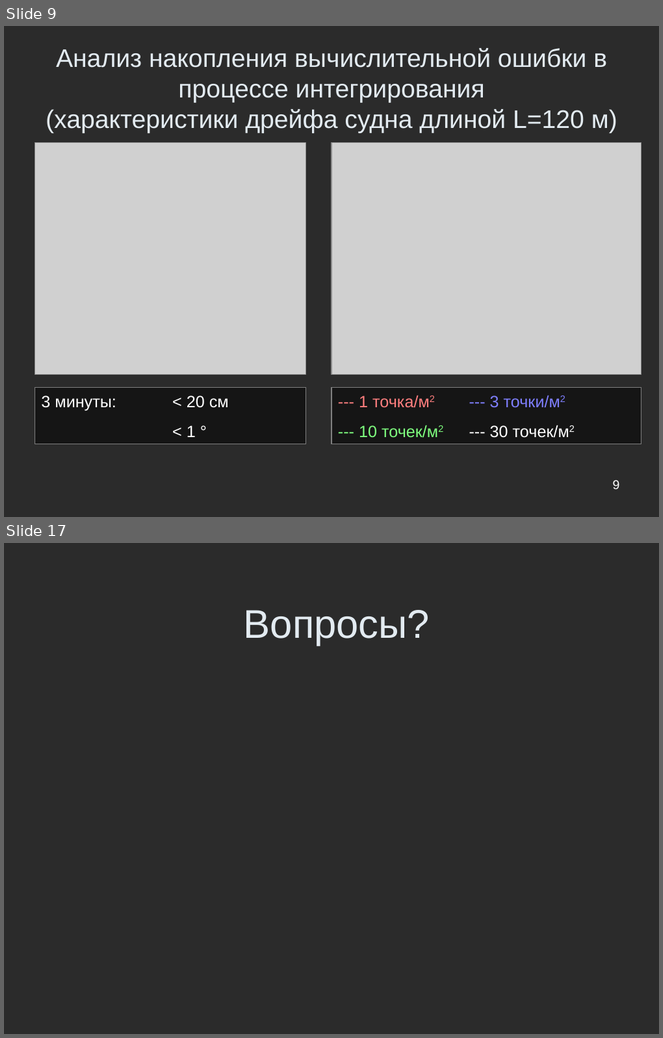
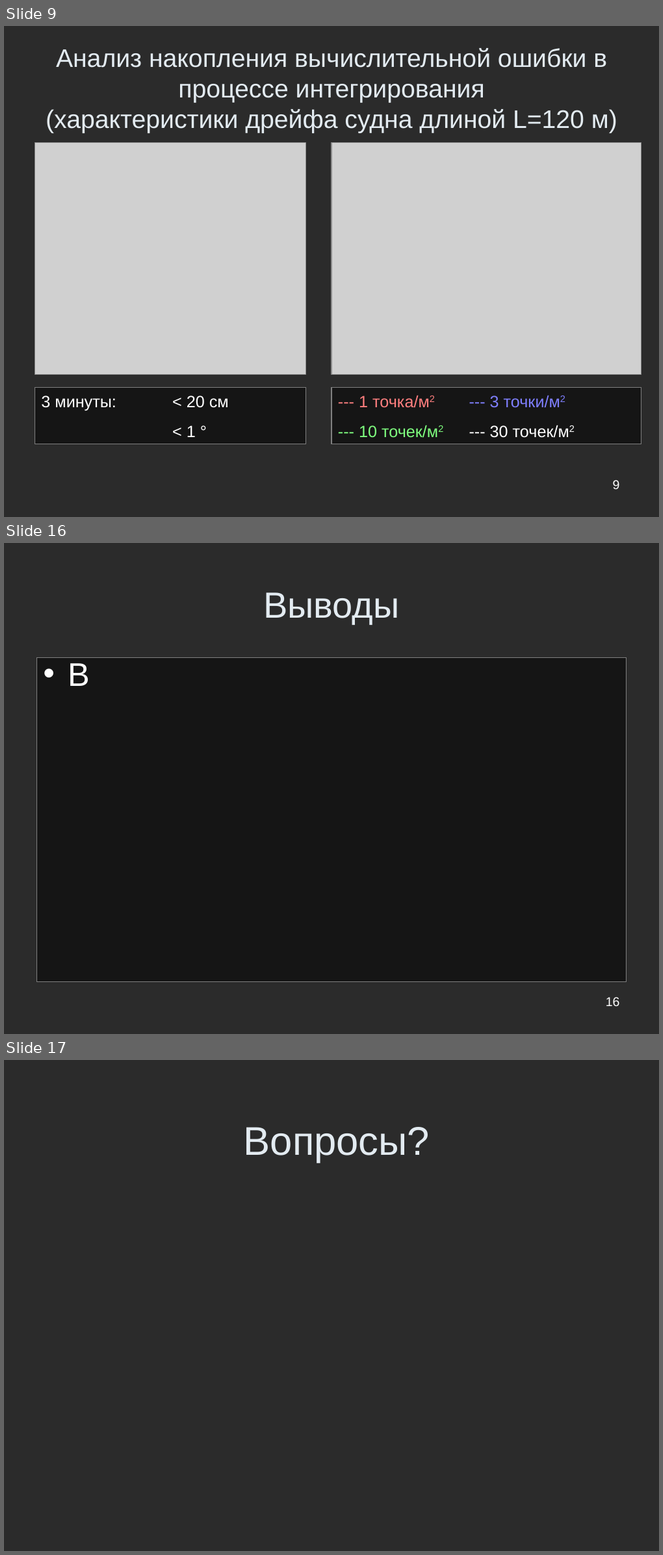
Before and after one commit to Jacobi20/nano-vis, a slide deck: ship_sim/docs/conf_hpc2010/hpc2010_navy_2.ppt. Shown one above the other, each under a label of ours: slides 9 and 17 before the commit, slides 9, 16 and 17 after it; the slides between them are not shown. The pictures are 663x1038 and 663x1555 pixels, drawn with LibreOffice and Linux fonts; fonts in the diff are those of the drawing; grey boxes stand for pictures; background and template pictures are left out; a plain dark background stands for a picture behind light text. Boxes give left, top, right and bottom in pixels: in the first picture for what was removed or moved away, otherwise in the second. Text is boxed around its words. In the diff, an @@ line names an element or a change of style, - is before the commit and + after.

```diff
--- a/ship_sim/docs/conf_hpc2010/hpc2010_navy_2.ppt
+++ b/ship_sim/docs/conf_hpc2010/hpc2010_navy_2.ppt
@@ slide 16 added at (x1=4, y1=543, x2=659, y2=1034), background picture (left out) @@
@@ title added at (x1=263, y1=592, x2=399, y2=624), 40 pt, text #E3EBF1 @@
+Выводы
@@ text added at (x1=36, y1=657, x2=627, y2=982), fill #000000 at 50% opacity, outline #808080 0.74 pt, 36 pt, text #FFFFFF @@
+• В
@@ page number added at (x1=606, y1=997, x2=620, y2=1006), 14 pt, text #FFFFFF @@
+16
```
Also in this commit, not shown: 11 slides changed, 1 other slide added, 2 slides removed.
